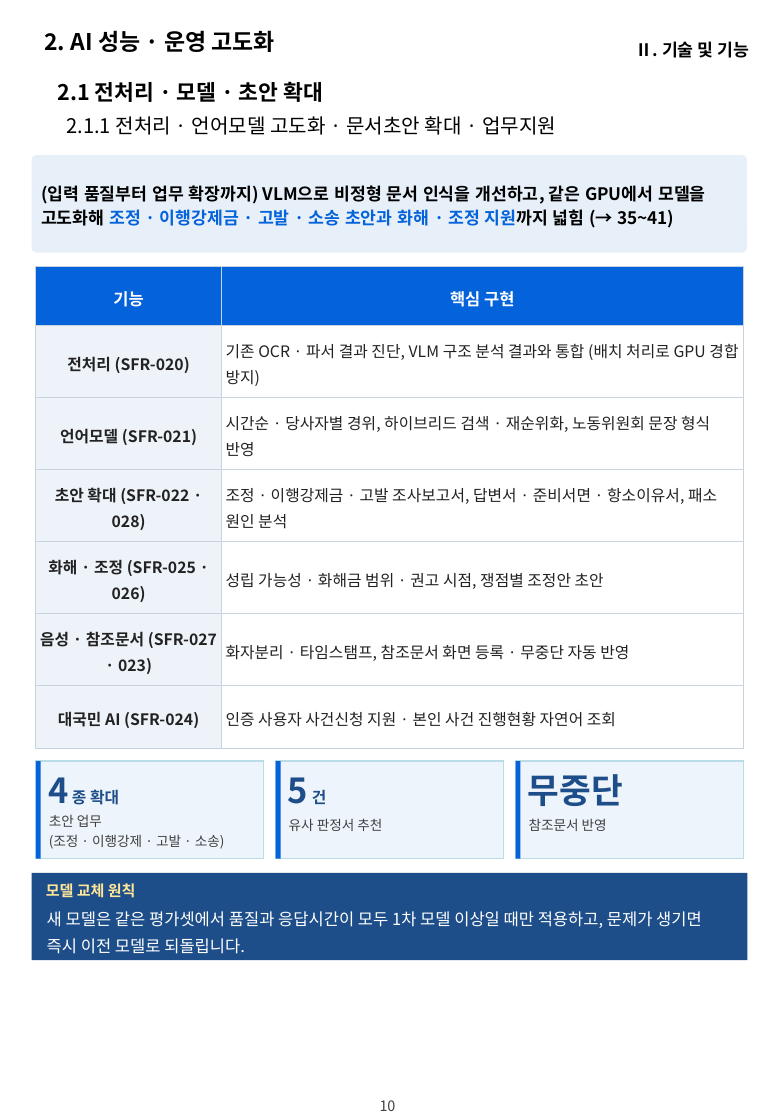
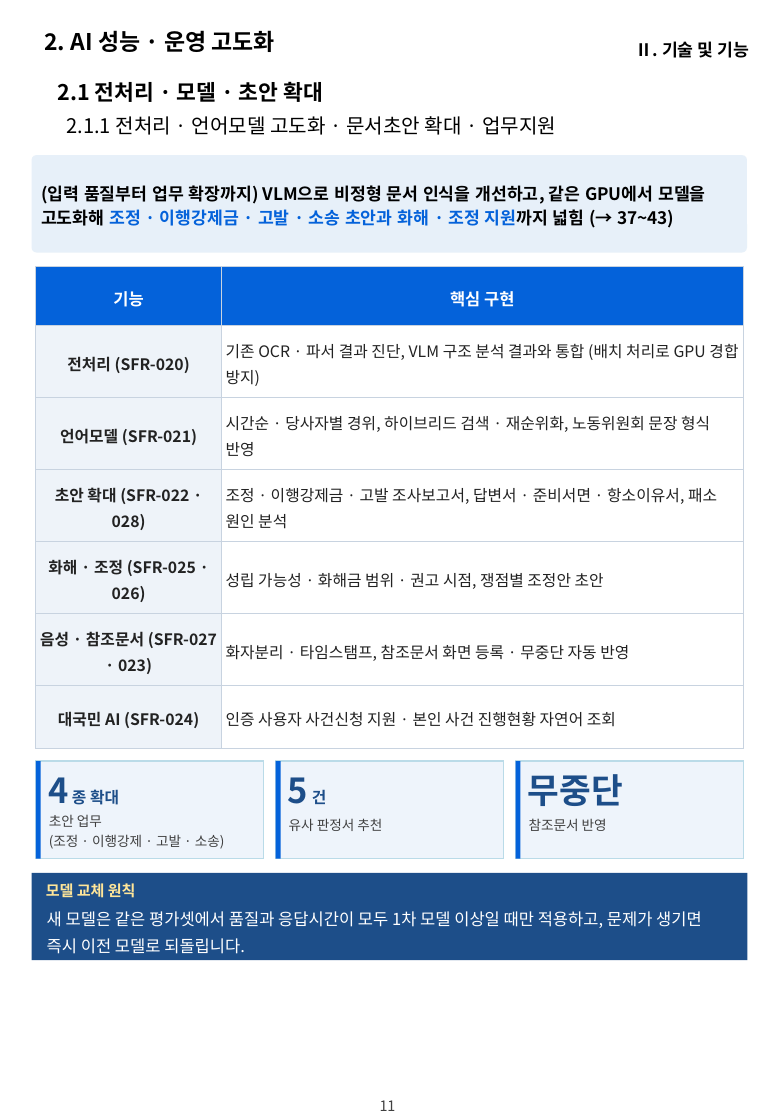
Before and after one commit to hwangsteeve-tech/hbjw, a slide deck: slide 11 of proposals/2026-11_nlrc-ai-labor-commission/nlrc_제안요약서.pptx (slide 10 before the commit). Drawn at 775x1120 pixels with LibreOffice and Linux fonts; fonts in the diff are those of the drawing; background and template pictures are left out. Boxes give left, top, right and bottom in pixels: in the first picture for what was removed or moved away, otherwise in the second. Text is boxed around its words. In the diff, an @@ line names an element or a change of style, - is before the commit and + after.

```diff
--- a/proposals/2026-11_nlrc-ai-labor-commission/nlrc_제안요약서.pptx
+++ b/proposals/2026-11_nlrc-ai-labor-commission/nlrc_제안요약서.pptx
@@ text in rounded rectangle at (x1=41, y1=185, x2=705, y2=228): text changed @@
-(입력 품질부터 업무 확장까지) VLM으로 비정형 문서 인식을 개선하고, 같은 GPU에서 모델을 고도화해 조정 · 이행강제금 · 고발 · 소송 초안과 화해 · 조정 지원까지 넓힘 (→ 35~41)
+(입력 품질부터 업무 확장까지) VLM으로 비정형 문서 인식을 개선하고, 같은 GPU에서 모델을 고도화해 조정 · 이행강제금 · 고발 · 소송 초안과 화해 · 조정 지원까지 넓힘 (→ 37~43)
@@ text at (x1=380, y1=1100, x2=394, y2=1111): text changed @@
-10
+11
@@ page number at (x1=380, y1=1100, x2=396, y2=1111): text changed @@
-10
+11
```
Also in this commit, not shown: 9 other slides changed, 1 slide added, 12 other files.
